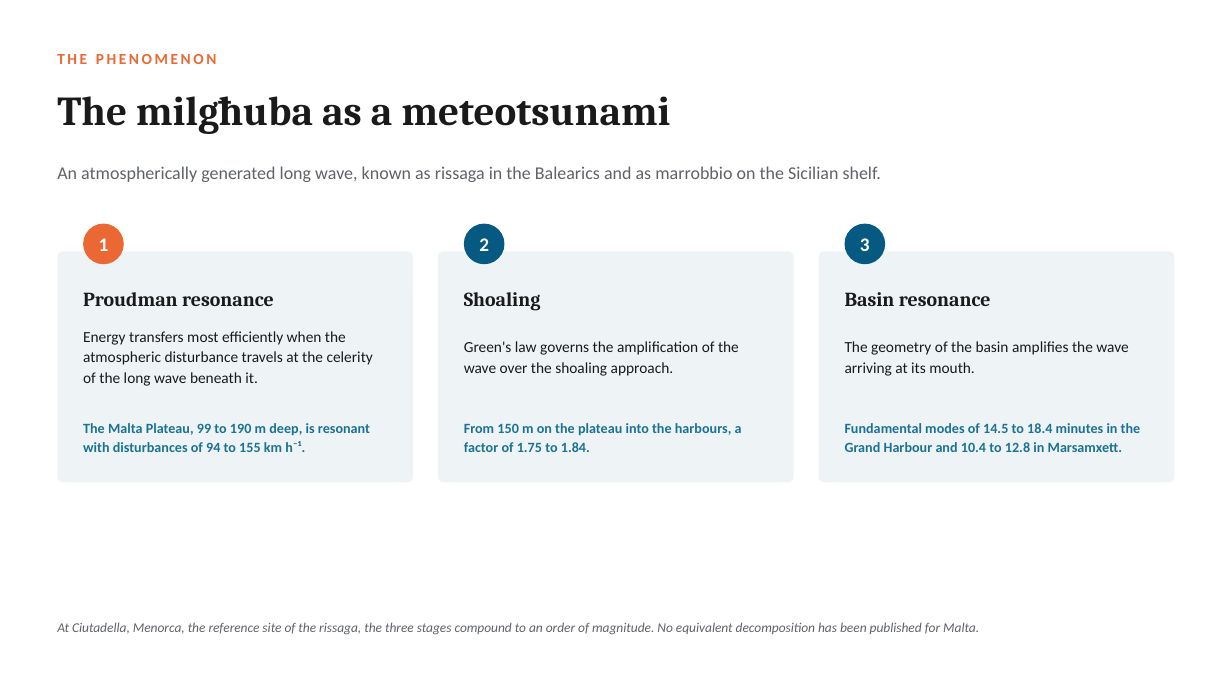
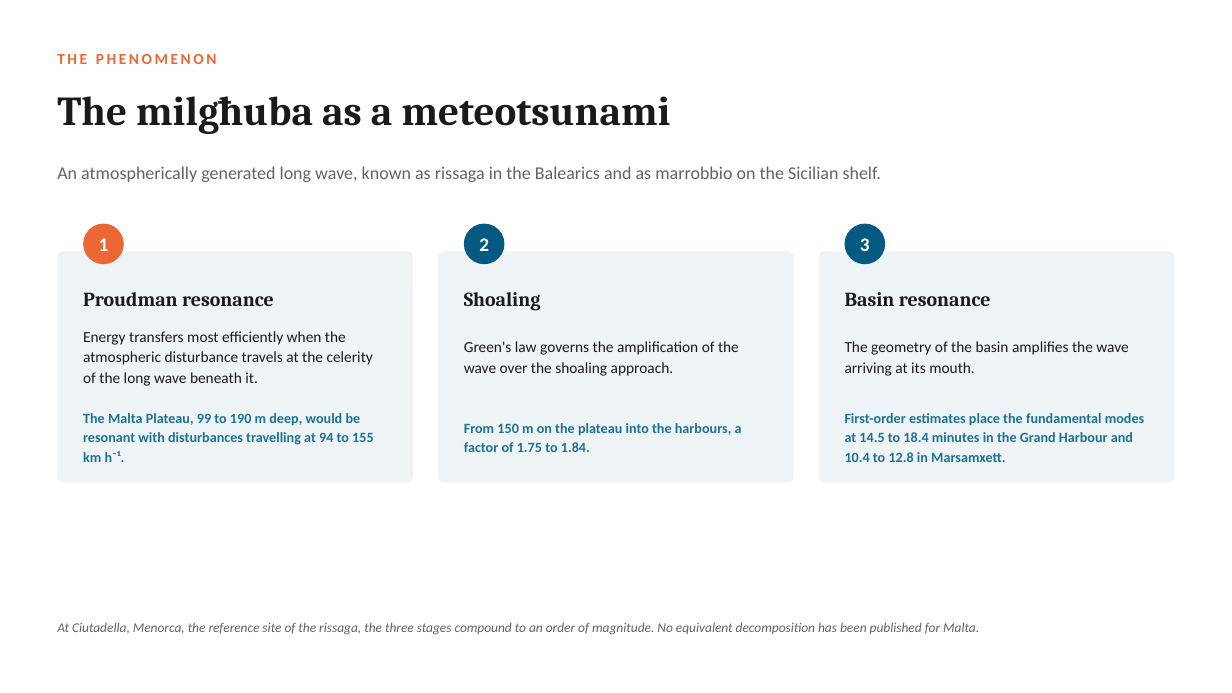
Before and after one commit to cicero-martins/MaltaDT, a slide deck: slide 4 of docs/valletta_model_concept_2026-10-08.pptx. Drawn at 1232x693 pixels with LibreOffice and Linux fonts; fonts in the diff are those of the drawing. Boxes give left, top, right and bottom in pixels: in the first picture for what was removed or moved away, otherwise in the second. Text is boxed around its words. In the diff, an @@ line names an element or a change of style, - is before the commit and + after.

Commit message:
docs(deck): state the results of the full deck as preliminary
The full deck presented one-dimensional estimates, a single-gauge
spectrum and an idealised boundary test as settled findings. The wording
now matches the short version: estimates as estimates, the domain and
the design as proposals, the readings of the Senglea spectrum as
provisional, and the boundary as a working configuration. The cover
edited in PowerPoint is carried over by copy_deck_cover.ps1.

```diff
--- a/docs/valletta_model_concept_2026-10-08.pptx
+++ b/docs/valletta_model_concept_2026-10-08.pptx
@@ text at (x1=83, y1=413, x2=373, y2=462): text changed @@
-The Malta Plateau, 99 to 190 m deep, is resonant with disturbances of 94 to 155 km h⁻¹.
+The Malta Plateau, 99 to 190 m deep, would be resonant with disturbances travelling at 94 to 155 km h⁻¹.
@@ text at (x1=845, y1=413, x2=1144, y2=462): text changed @@
-Fundamental modes of 14.5 to 18.4 minutes in the Grand Harbour and 10.4 to 12.8 in Marsamxett.
+First-order estimates place the fundamental modes at 14.5 to 18.4 minutes in the Grand Harbour and 10.4 to 12.8 in Marsamxett.
```
Also in this commit, not shown: 14 other slides changed, 1 other file.
